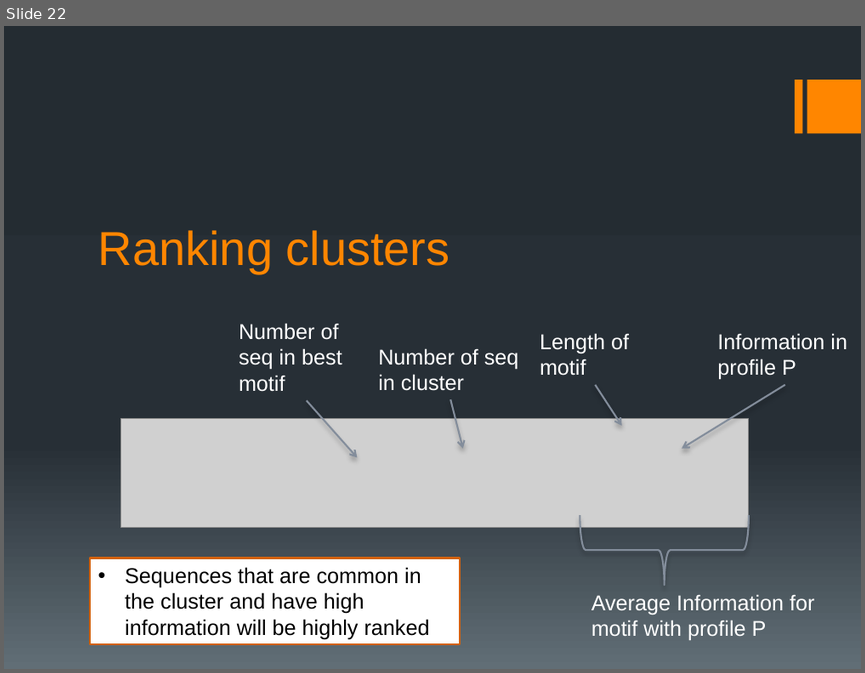
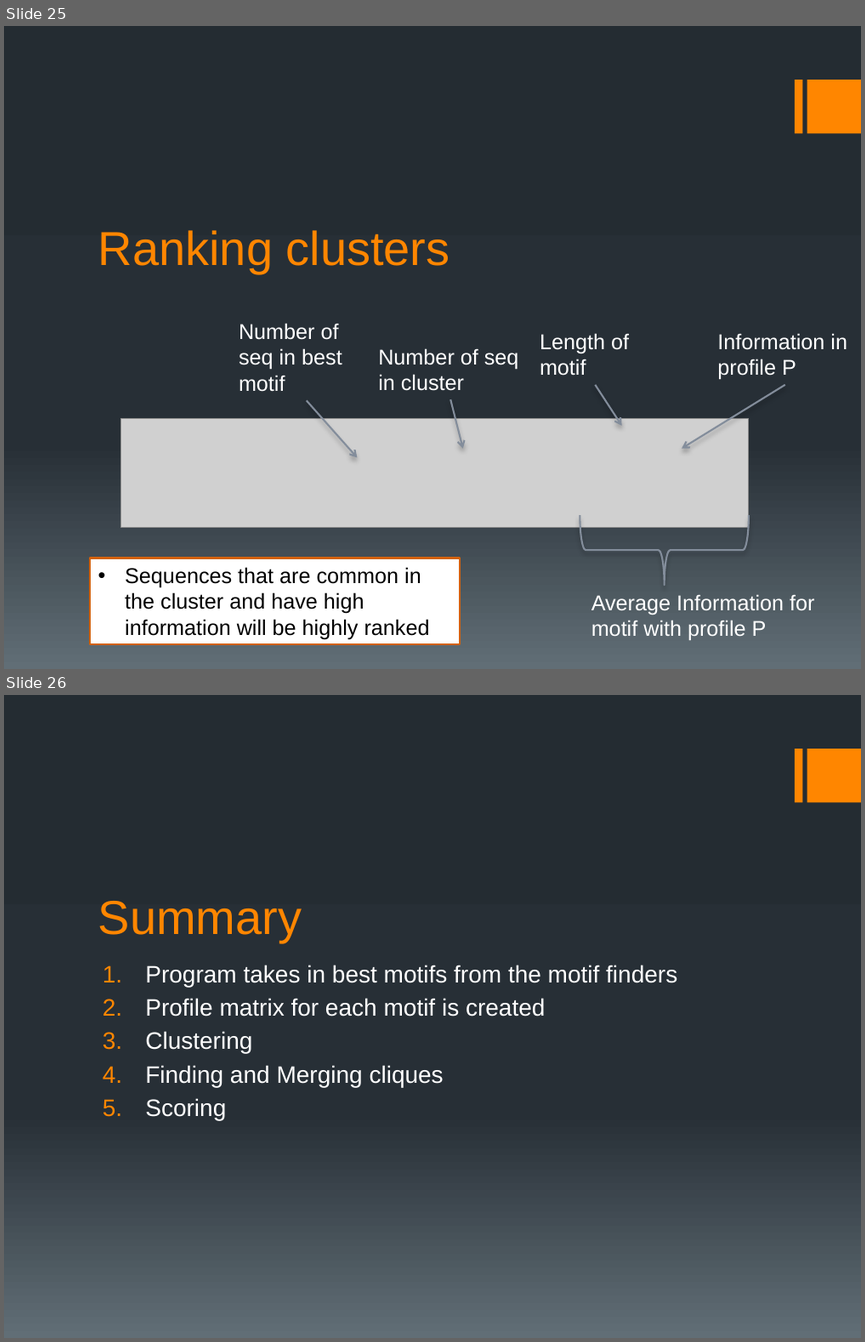
Before and after one commit to ship561/final-project, a slide deck: bioinformatics presentation.pptx. Shown one above the other, each under a label of ours: slide 22 before the commit, slides 25 and 26 after it. The pictures are 865x673 and 865x1342 pixels, drawn with LibreOffice and Linux fonts; fonts in the diff are those of the drawing; grey boxes stand for pictures. Boxes give left, top, right and bottom in pixels: in the first picture for what was removed or moved away, otherwise in the second. Text is boxed around its words. In the diff, an @@ line names an element or a change of style, - is before the commit and + after.

```diff
--- a/bioinformatics presentation.pptx
+++ b/bioinformatics presentation.pptx
@@ slide 26 added at <box>4,695,861,1338</box>, background gradient #242C33 to #273037 to #636D76; not listed: 2 template elements that a slide beside it also shows @@
@@ title added at <box>98,901,302,942</box>, 40 pt, text #FF8600 @@
+Summary
@@ text added at <box>145,964,677,1120</box>, 20 pt, text #FFFFFF @@
+1. Program takes in best motifs from the motif finders
+2. Profile matrix for each motif is created
+3. Clustering
+4. Finding and Merging cliques
+5. Scoring
@@ what was slide 22 is now slide 25 @@
```
Also in this commit, not shown: 6 slides changed, 5 other slides added, 2 slides removed.
